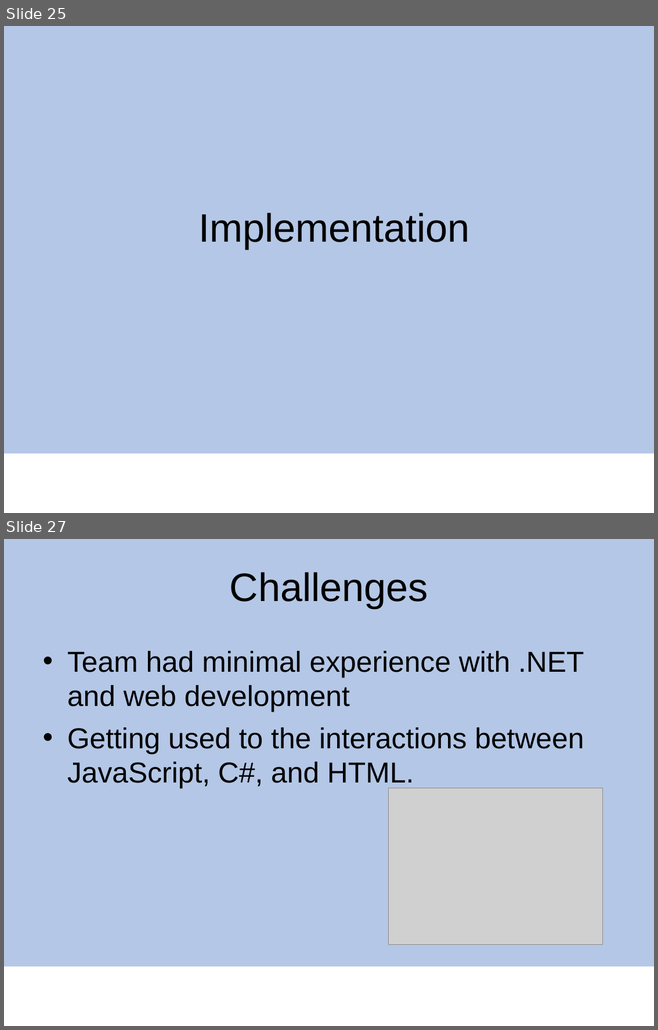
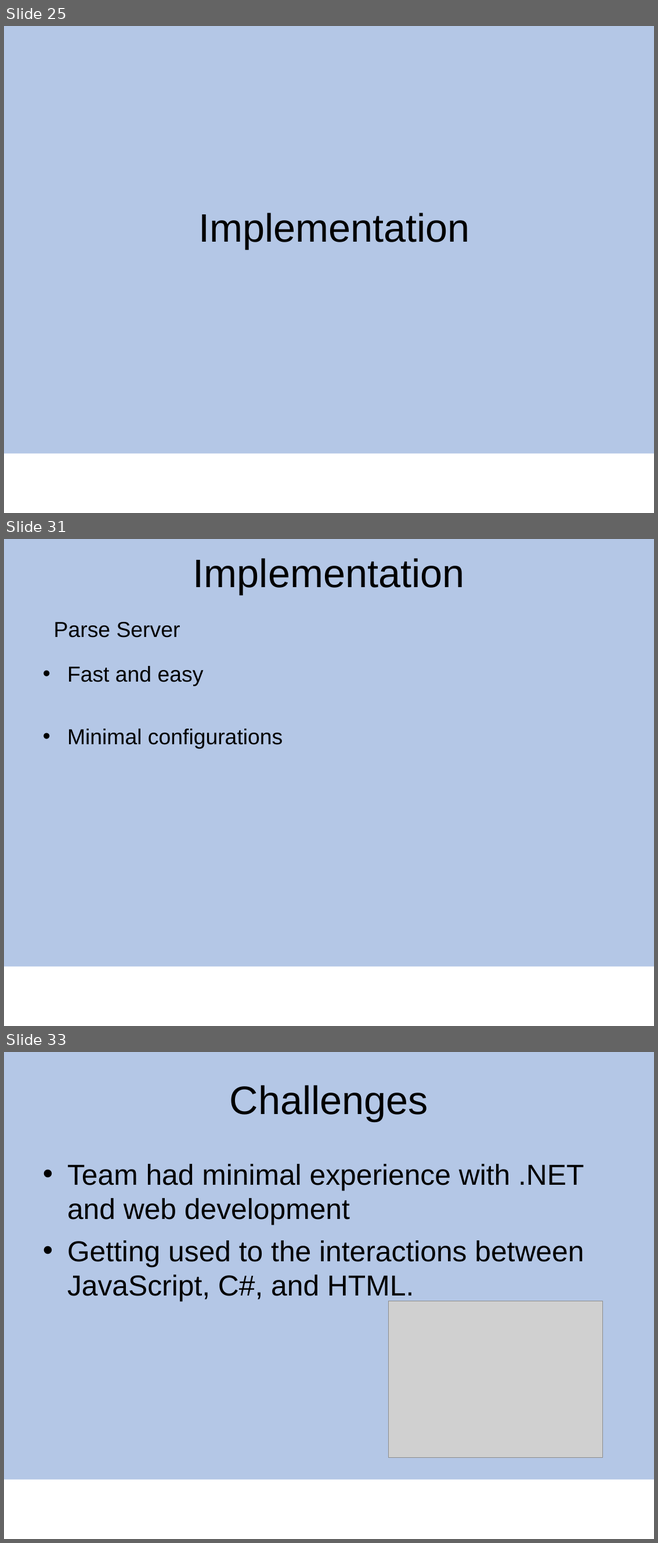
Before and after one commit to cenck09/TheGalleryWalkAlpha, a slide deck: Capstone_galleryWak_newV.ppt. Shown one above the other, each under a label of ours: slides 25 and 27 before the commit, slides 25, 31 and 33 after it; the slides between them are not shown. The pictures are 658x1030 and 658x1543 pixels, drawn with LibreOffice and Linux fonts; fonts in the diff are those of the drawing; grey boxes stand for pictures; background and template pictures are left out. Boxes give left, top, right and bottom in pixels: in the first picture for what was removed or moved away, otherwise in the second. Text is boxed around its words. In the diff, an @@ line names an element or a change of style, - is before the commit and + after.

```diff
--- a/Capstone_galleryWak_newV.ppt
+++ b/Capstone_galleryWak_newV.ppt
@@ slide 31 added at box(4, 539, 654, 1026), background #FFFFFF; not listed: 1 template element that a slide beside it also shows @@
@@ title added at box(193, 558, 465, 595), 44 pt, text #000000 @@
+Implementation
@@ text added at box(54, 622, 180, 638), 24 pt, text #000000 @@
+Parse Server
@@ text added at box(67, 666, 282, 749), 24 pt, text #000000 @@
+• Fast and easy
+• Minimal configurations
@@ what was slide 27 is now slide 33 @@
```
Also in this commit, not shown: 1 slide changed, 5 other slides added.
